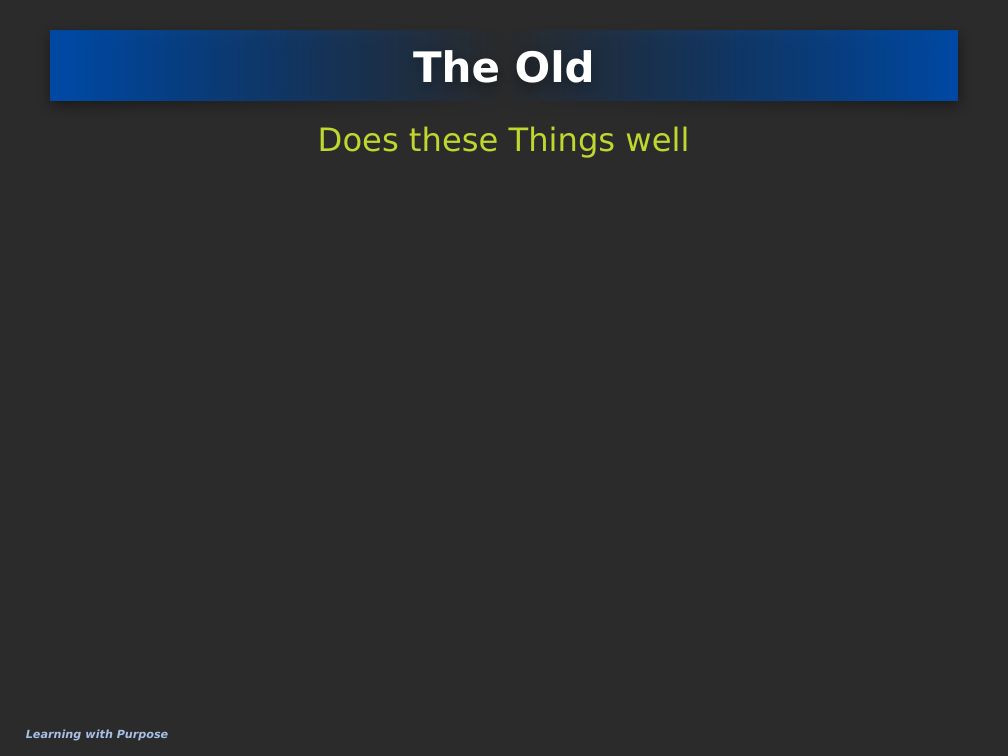
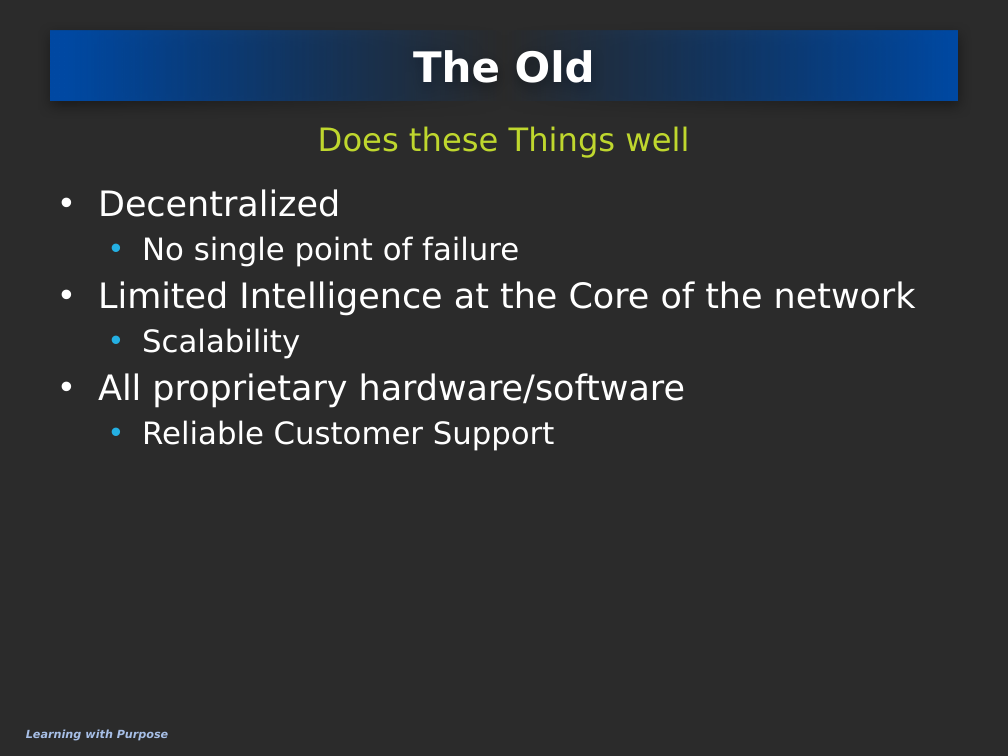
Before and after one commit to eliedaou/networkDesign, a slide deck: slide 4 of survey topic/SDNOpenFlow.pptx (slide 3 before the commit). Drawn at 1008x756 pixels with LibreOffice and Linux fonts; fonts in the diff are those of the drawing; background and template pictures are left out; a plain dark background stands for a picture behind light text. Boxes give left, top, right and bottom in pixels: in the first picture for what was removed or moved away, otherwise in the second. Text is boxed around its words. In the diff, an @@ line names an element or a change of style, - is before the commit and + after.

```diff
--- a/survey topic/SDNOpenFlow.pptx
+++ b/survey topic/SDNOpenFlow.pptx
@@ text added at [98, 189, 916, 451], 25 pt, text #FFFFFF @@
+• Decentralized
+  • No single point of failure
+• Limited Intelligence at the Core of the network
+  • Scalability
+• All proprietary hardware/software
+  • Reliable Customer Support
```
Also in this commit, not shown: 5 other slides changed, 6 slides added.
